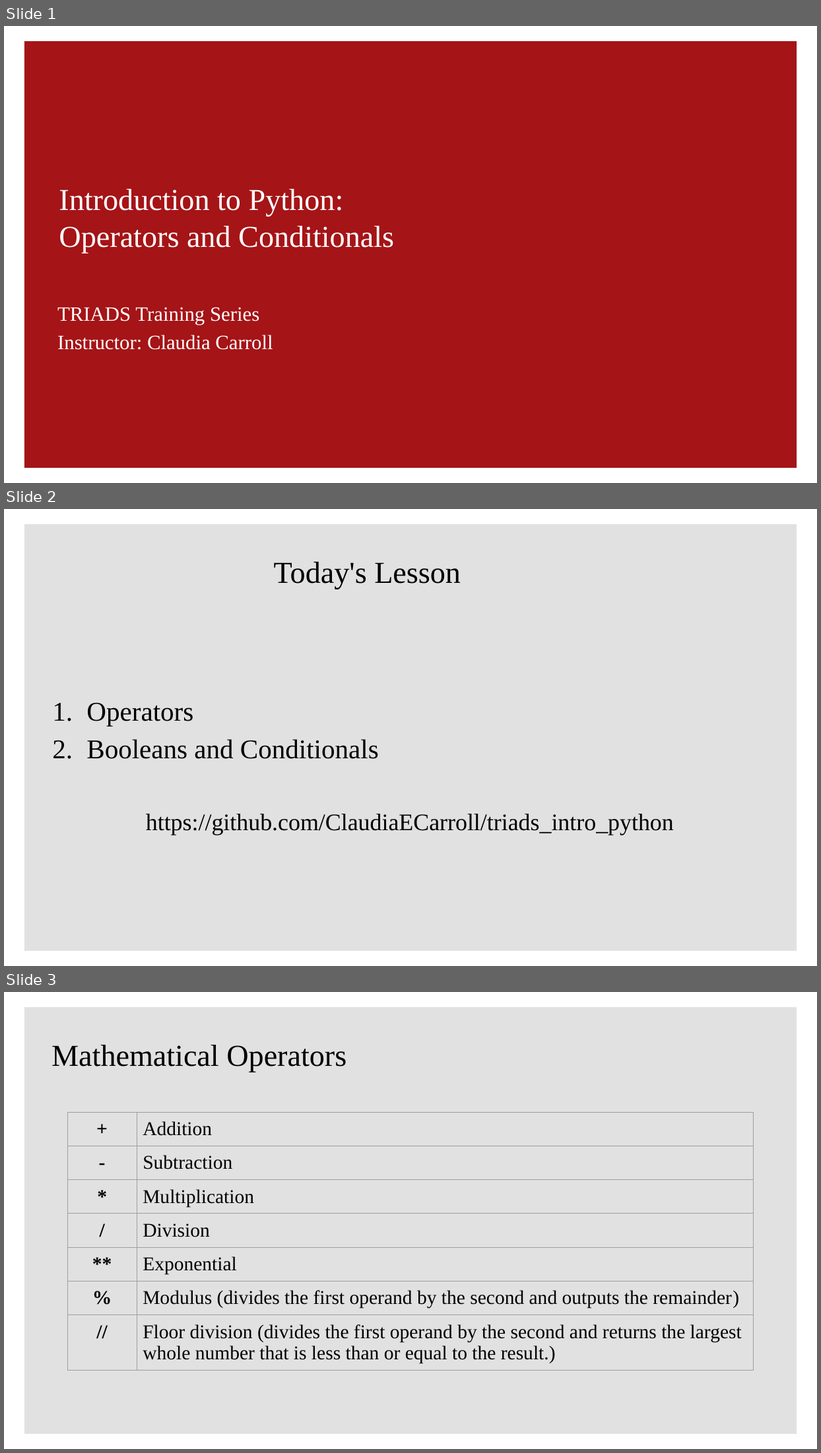
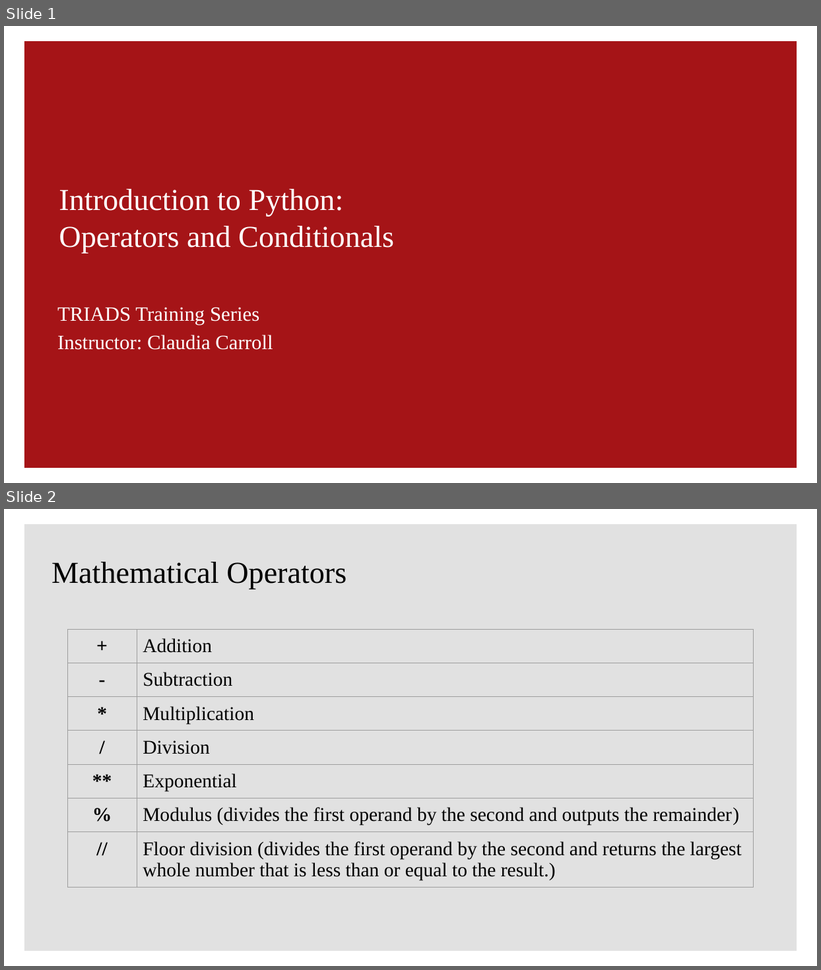
Before and after one commit to ClaudiaECarroll/python_bootcamp, a slide deck: intro_python/2_operators_conditionals/operators_conditionals.pptx. Shown one above the other, each under a label of ours: slides 1, 2 and 3 before the commit, slides 1 and 2 after it. The pictures are 821x1453 and 821x970 pixels, drawn with LibreOffice and Linux fonts; fonts in the diff are those of the drawing; background and template pictures are left out. Boxes give left, top, right and bottom in pixels: in the first picture for what was removed or moved away, otherwise in the second. Text is boxed around its words. In the diff, an @@ line names an element or a change of style, - is before the commit and + after.

```diff
--- a/intro_python/2_operators_conditionals/operators_conditionals.pptx
+++ b/intro_python/2_operators_conditionals/operators_conditionals.pptx
@@ slide 2 removed at bbox=[4, 509, 817, 966], background #FFFFFF; not listed: 1 template element that a slide beside it also shows @@
@@ title removed at bbox=[274, 562, 461, 589] @@
-Today's Lesson
@@ text removed at bbox=[86, 703, 674, 836] @@
-1. Operators
-2. Booleans and Conditionals
-https://github.com/ClaudiaECarroll/triads_intro_python
@@ what was slide 3 is now slide 2 @@
```
